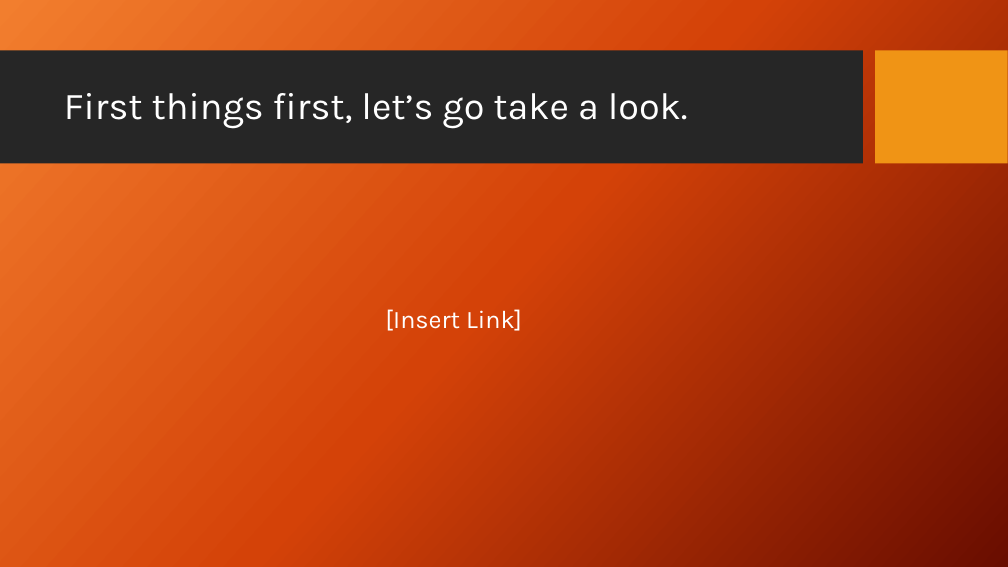
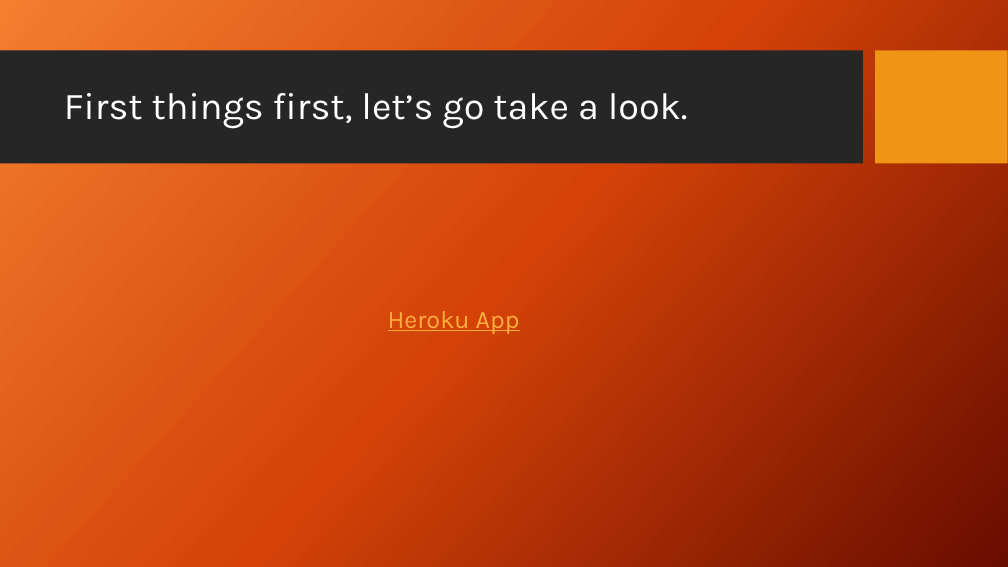
Before and after one commit to brbales/brews_and_views, a slide deck: slide 2 of Neural Beer_Working_042318.pptx. Drawn at 1008x567 pixels with LibreOffice and Linux fonts; fonts in the diff are those of the drawing; background and template pictures are left out. Boxes give left, top, right and bottom in pixels: in the first picture for what was removed or moved away, otherwise in the second. Text is boxed around its words. In the diff, an @@ line names an element or a change of style, - is before the commit and + after.

```diff
--- a/Neural Beer_Working_042318.pptx
+++ b/Neural Beer_Working_042318.pptx
@@ text at [388,311,520,334]: text changed; text colour #FFFFFF to #FFAE3E @@
-[Insert Link]
+Heroku App
```
Also in this commit, not shown: 3 other slides changed, 1 slide added.
